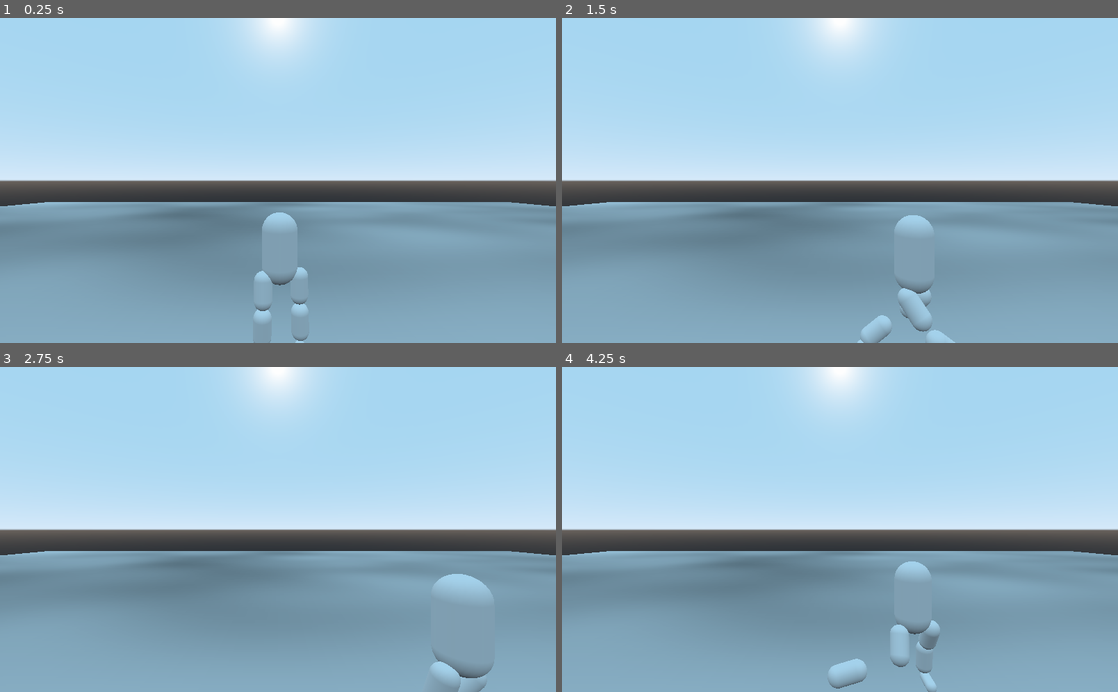
Above: before the commit, frames 1-4 (two rows, left to right).
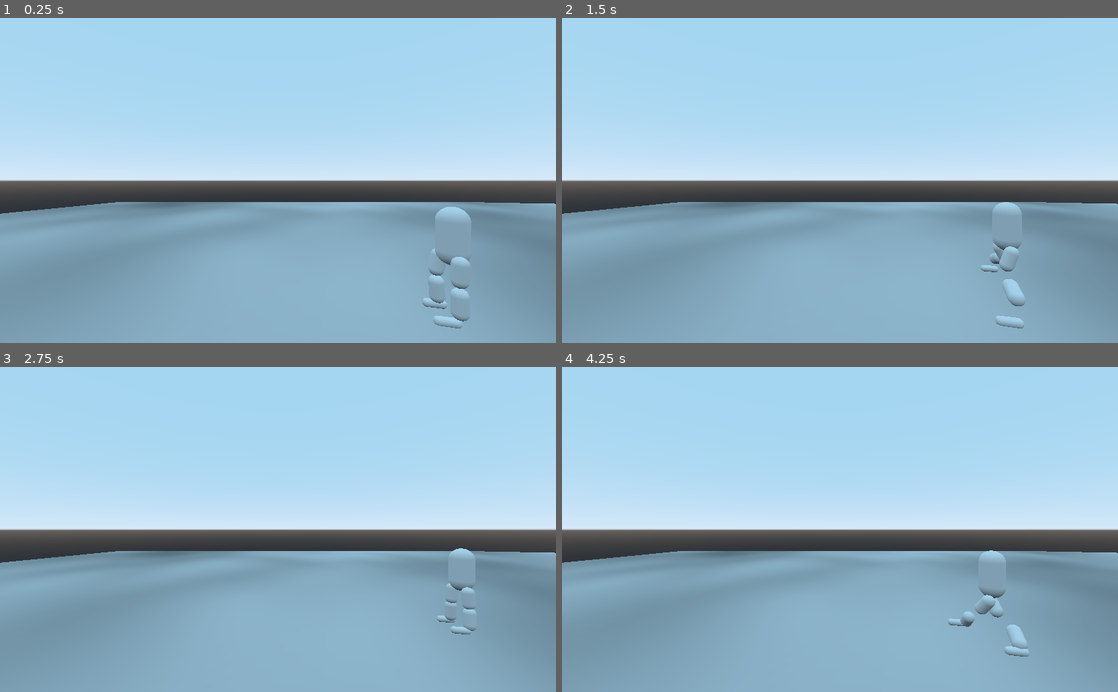
Above: after the commit, the same moments.

Repository: Terkwood/tinker-godot-joint
Game: Godot game, scene res://Main.tscn
Two runs of this game, one before a commit and one after it. Both use one fixed random seed, a clock stepped at 60 frames per second and the inputs below.
Inputs:
- Up to frame 1 (0.25 s): no input
- Up to frame 2 (1.5 s): hold Right (ui_right) 0.53-1.28 s; hold Down (ui_down) from 1.28 s (still down)
- Up to frame 3 (2.75 s): release Down (ui_down) at 2.03 s; hold Right (ui_right) from 2.03 s (still down)
- Up to frame 4 (4.25 s): release Right (ui_right) at 2.78 s; hold Up (ui_up) 2.78-3.53 s; hold Left (ui_left) from 3.53 s (still down)

The runs differ from the first frame. In frame 1, 13% of the frame differs, in the area x 0-100%, y 0-100%; in frame 2, 14%; in frame 3, 15%; in frame 4, 14%.

Commit message:
fix: move camera

Diff:
--- a/Main.gd
+++ b/Main.gd
@@ -21,7 +21,7 @@
 	if Input.is_action_just_released("ui_down") and !Input.is_action_just_released("ui_up"):
 		movement = Vector2(movement.x, 0)
 
-const _COEFF = 50.0
+const _COEFF = -50.0
 var _moving_foot = Foot.LEFT
 enum Foot { LEFT, RIGHT }
 var _step_progress = 0
--- a/Main.tscn
+++ b/Main.tscn
@@ -187,7 +187,7 @@
 nodes/node_b = NodePath("..")
 
 [node name="Camera" type="Camera" parent="."]
-transform = Transform( 1, 0, 0, 0, 1, 0, 0, 0, 1, -0.0937586, 9.9295, 13.0921 )
+transform = Transform( -0.249654, 0, 0.968335, 0, 1, 0, -0.968335, 0, -0.249654, 18.4286, 9.9295, 7.60829 )
 current = true
 
 [node name="WorldEnvironment" type="WorldEnvironment" parent="."]
